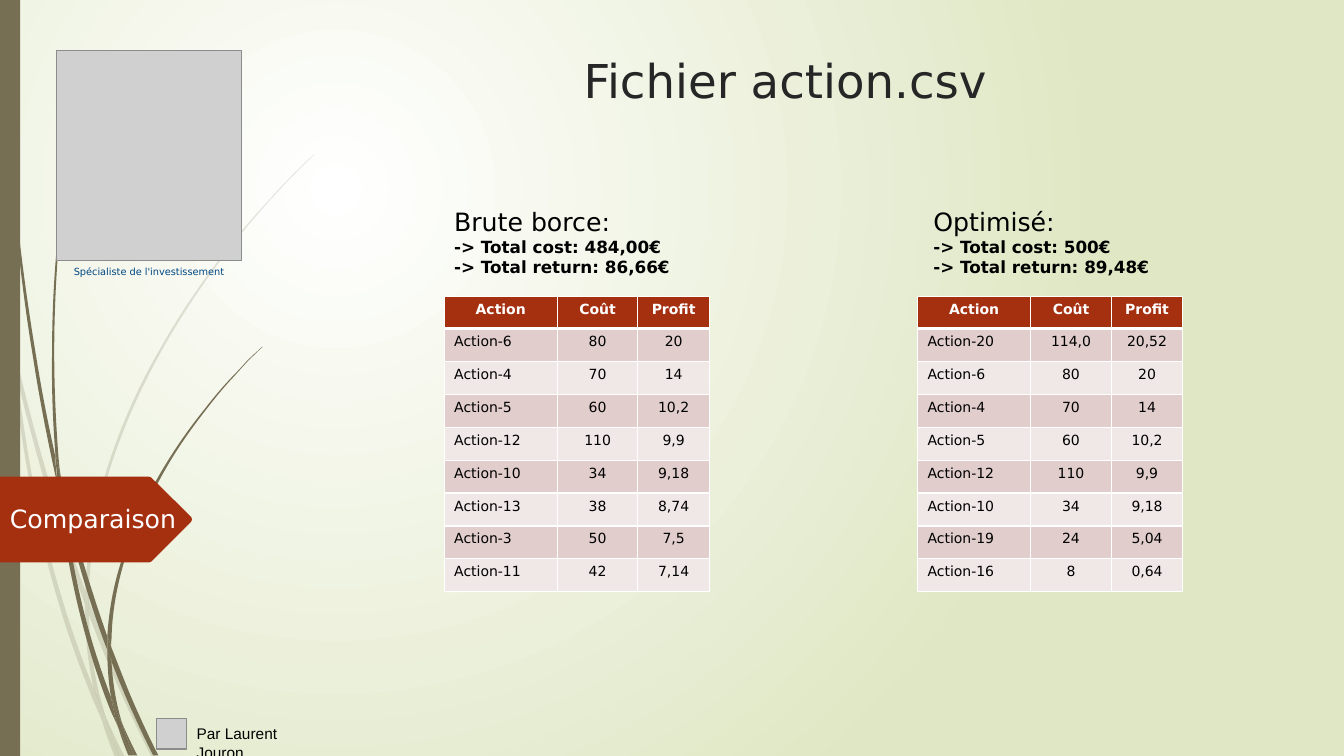
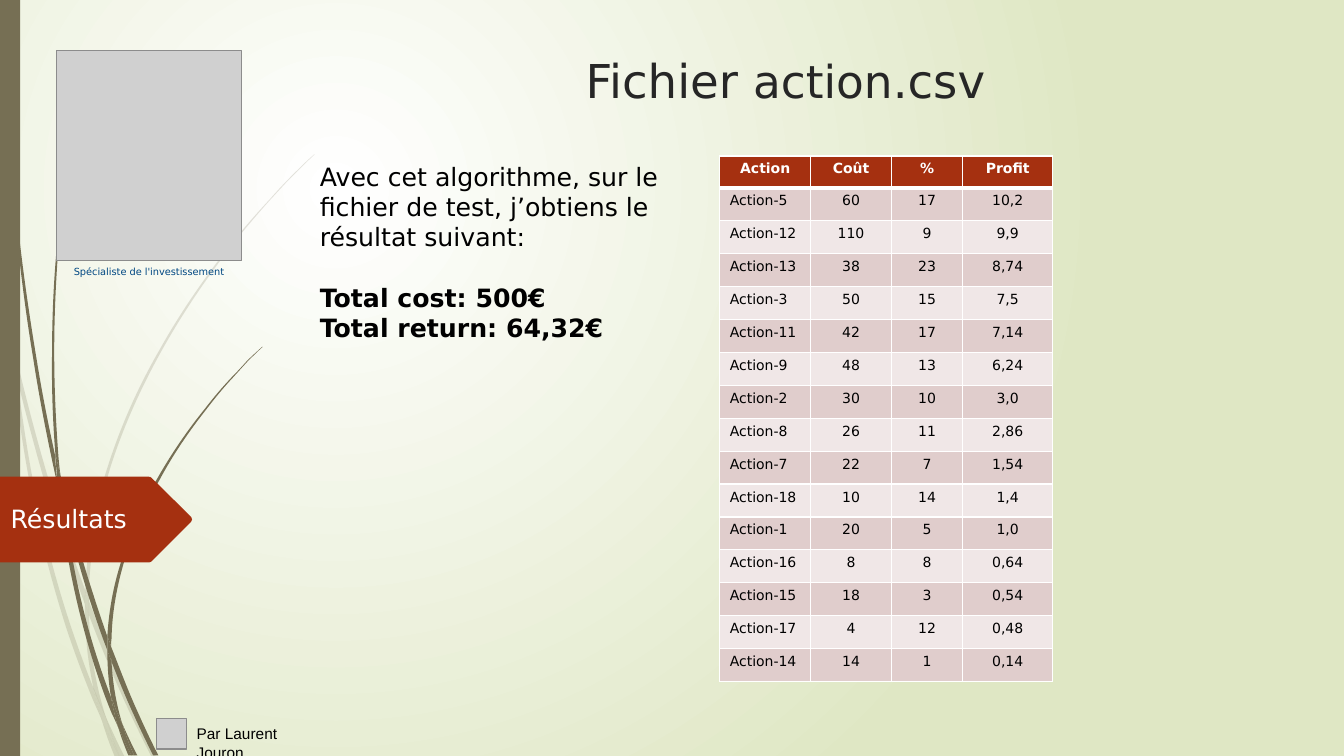
Before and after one commit to LaurentJouron/Python_algo_invest_trade, a slide deck: slide 7 of pptx/algo invest.pptx (slide 19 before the commit). Drawn at 1344x756 pixels with LibreOffice and Linux fonts; fonts in the diff are those of the drawing; grey boxes stand for pictures. Boxes give left, top, right and bottom in pixels: in the first picture for what was removed or moved away, otherwise in the second. Text is boxed around its words. In the diff, an @@ line names an element or a change of style, - is before the commit and + after.

```diff
--- a/pptx/algo invest.pptx
+++ b/pptx/algo invest.pptx
@@ text "Fichier action.csv" at box(586, 62, 985, 99): size 33.3 to 32.4 pt in "action.csv" @@
@@ text added at box(320, 167, 657, 341), 18 pt, text #000000 @@
+Avec cet algorithme, sur le fichier de test, j’obtiens le résultat suivant:
+Total cost: 500€
+Total return: 64,32€
@@ table added at box(720, 156, 1053, 682), 16 rows, 4 columns @@
+Action | Coût | % | Profit
+Action-5 | 60 | 17 | 10,2
+Action-12 | 110 | 9 | 9,9
+Action-13 | 38 | 23 | 8,74
+Action-3 | 50 | 15 | 7,5
+Action-11 | 42 | 17 | 7,14
+Action-9 | 48 | 13 | 6,24
+Action-2 | 30 | 10 | 3,0
+Action-8 | 26 | 11 | 2,86
+Action-7 | 22 | 7 | 1,54
+Action-18 | 10 | 14 | 1,4
+Action-1 | 20 | 5 | 1,0
+Action-16 | 8 | 8 | 0,64
+Action-15 | 18 | 3 | 0,54
+Action-17 | 4 | 12 | 0,48
+Action-14 | 14 | 1 | 0,14
@@ text removed at box(454, 212, 670, 276) @@
-Brute borce:
--> Total cost: 484,00€
--> Total return: 86,66€
@@ text removed at box(933, 211, 1149, 276) @@
-Optimisé:
--> Total cost: 500€
--> Total return: 89,48€
@@ table removed at box(445, 296, 710, 592), 9 rows, 3 columns @@
-Action | Coût | Profit
-Action-6 | 80 | 20
-Action-4 | 70 | 14
-Action-5 | 60 | 10,2
-Action-12 | 110 | 9,9
-Action-10 | 34 | 9,18
-Action-13 | 38 | 8,74
-Action-3 | 50 | 7,5
-Action-11 | 42 | 7,14
@@ table removed at box(918, 296, 1183, 592), 9 rows, 3 columns @@
-Action | Coût | Profit
-Action-20 | 114,0 | 20,52
-Action-6 | 80 | 20
-Action-4 | 70 | 14
-Action-5 | 60 | 10,2
-Action-12 | 110 | 9,9
-Action-10 | 34 | 9,18
-Action-19 | 24 | 5,04
-Action-16 | 8 | 0,64
@@ text at box(11, 508, 127, 529): text changed @@
-Comparaison
+Résultats
```
Also in this commit, not shown: 10 other slides changed, 3 slides added, 6 slides removed, 10 other files.
